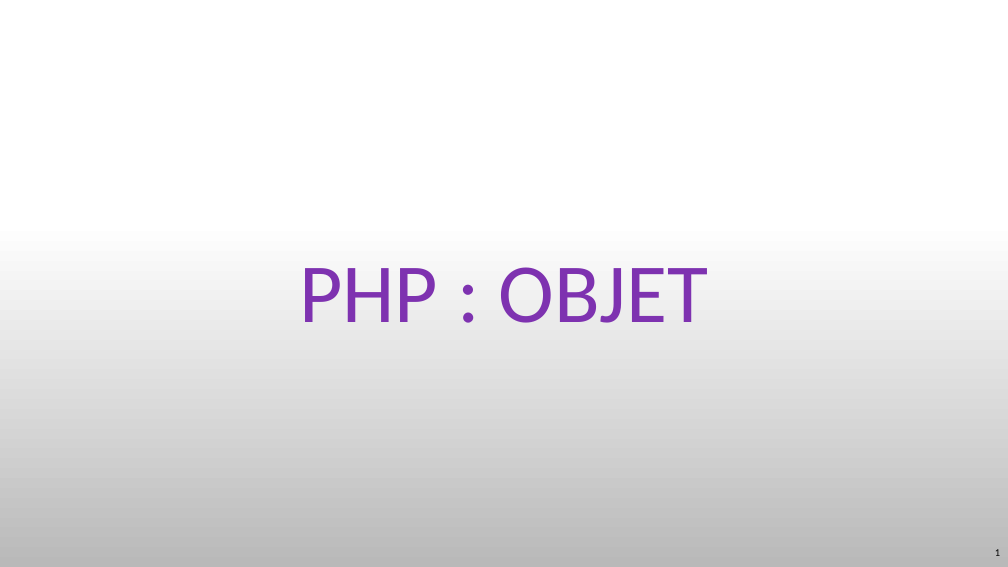
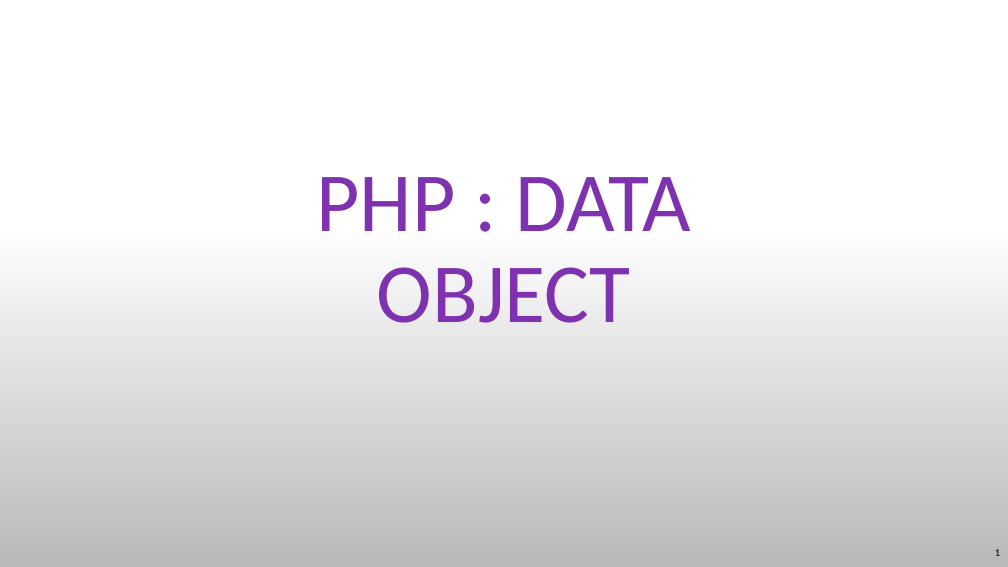
Before and after one commit to TyTy-cf/cours, a slide deck: slide 1 of PHP/Object/PHP-DO.pptx. Drawn at 1008x567 pixels with LibreOffice and Linux fonts; fonts in the diff are those of the drawing; background and template pictures are left out. Boxes give left, top, right and bottom in pixels: in the first picture for what was removed or moved away, otherwise in the second. Text is boxed around its words. In the diff, an @@ line names an element or a change of style, - is before the commit and + after.

```diff
--- a/PHP/Object/PHP-DO.pptx
+++ b/PHP/Object/PHP-DO.pptx
@@ title at (316, 177, 692, 323): text changed @@
-PHP : OBJET
+PHP : DATA OBJECT
```
Also in this commit, not shown: 9 slides added, 12 slides removed, 3 other files.
